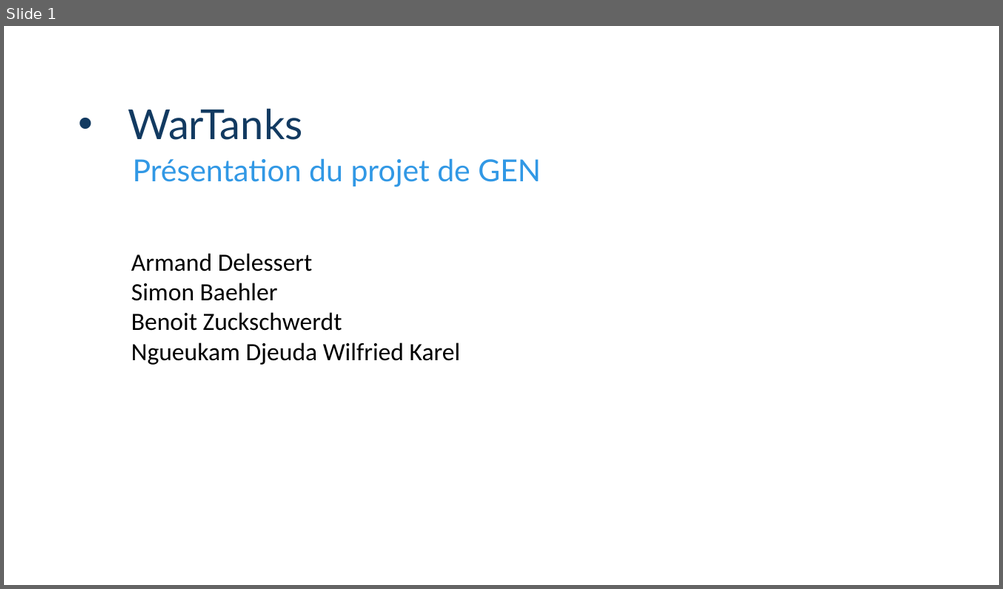
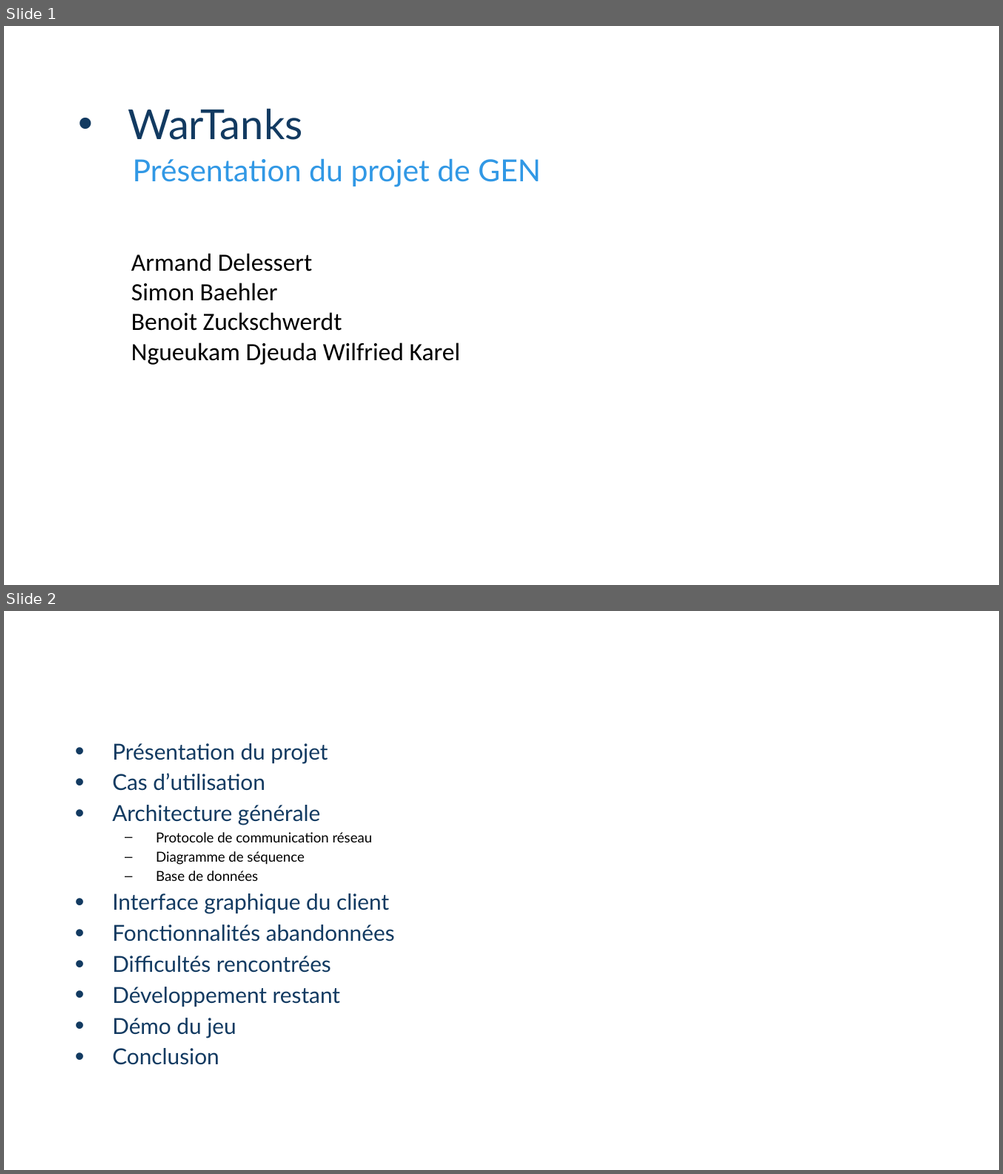
Before and after one commit to ArmandDelessert/WarTanks, a slide deck: doc/presentation/presentation.pptx. Shown one above the other, each under a label of ours: slide 1 before the commit, slides 1 and 2 after it. The pictures are 1003x589 and 1003x1174 pixels, drawn with LibreOffice and Linux fonts; fonts in the diff are those of the drawing; background and template pictures are left out. Boxes give left, top, right and bottom in pixels: in the first picture for what was removed or moved away, otherwise in the second. Text is boxed around its words. In the diff, an @@ line names an element or a change of style, - is before the commit and + after.

```diff
--- a/doc/presentation/presentation.pptx
+++ b/doc/presentation/presentation.pptx
@@ slide 2 added at (4,611,999,1170), background picture (left out) @@
@@ text added at (39,623,666,680), 24 pt, text #FFFFFF @@
+Sommaire
@@ text added at (112,743,395,1065), 16 pt, text #123A61 @@
+• Présentation du projet
+• Cas d’utilisation
+• Architecture générale
+  – Protocole de communication réseau
+  – Diagramme de séquence
+  – Base de données
+• Interface graphique du client
+• Fonctionnalités abandonnées
+• Difficultés rencontrées
+• Développement restant
+• Démo du jeu
+• Conclusion
```
Also in this commit, not shown: 4 slides changed, 7 other slides added, 7 slides removed, 8 other files.
